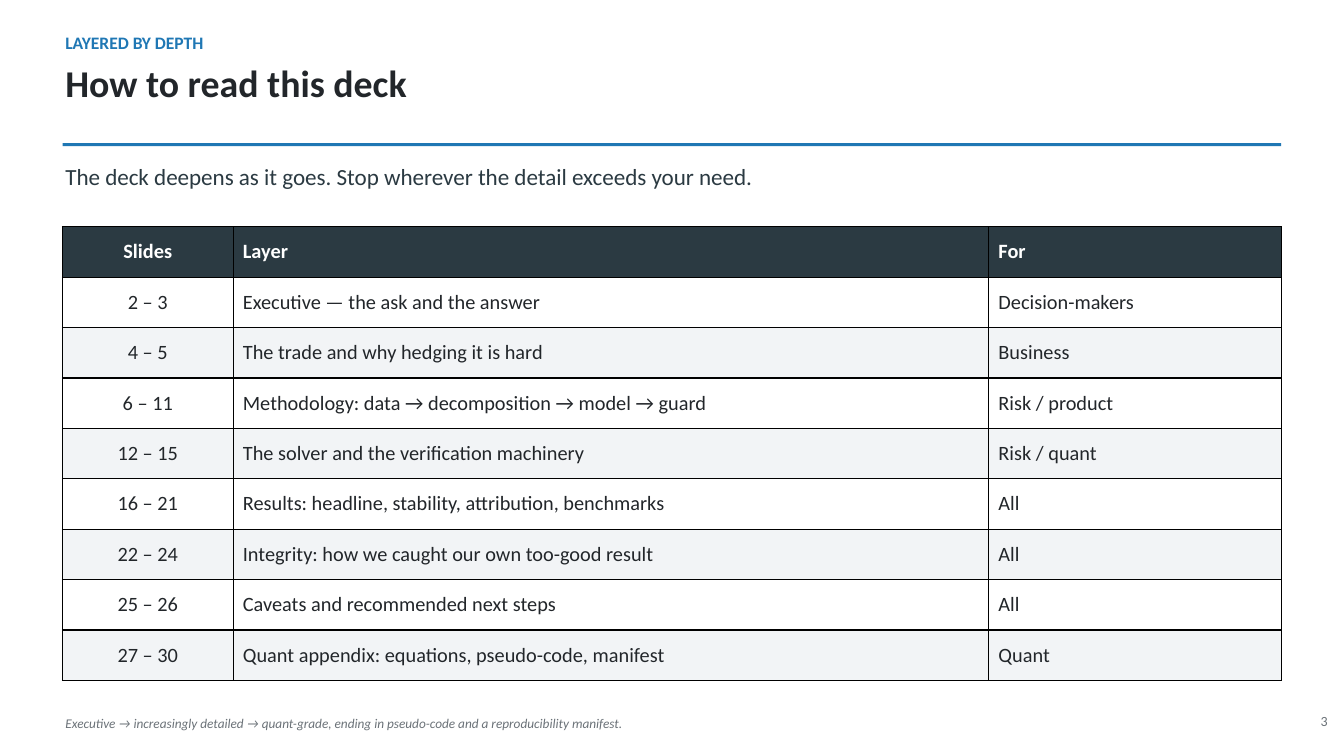
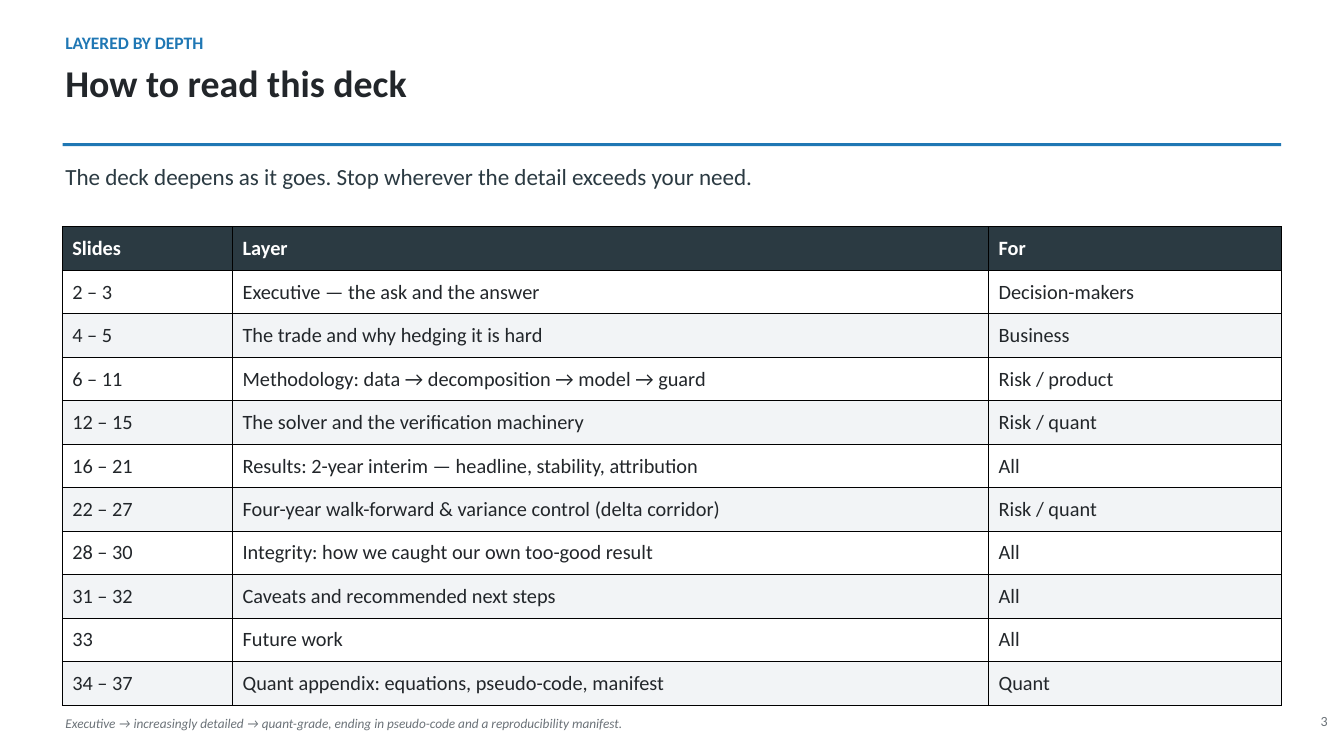
Before and after one commit to sylam/riskflow, a slide deck: slide 3 of artifacts/platinum_hedge_management_deck.pptx. Drawn at 1344x756 pixels with LibreOffice and Linux fonts; fonts in the diff are those of the drawing. Boxes give left, top, right and bottom in pixels: in the first picture for what was removed or moved away, otherwise in the second. Text is boxed around its words. In the diff, an @@ line names an element or a change of style, - is before the commit and + after.

```diff
--- a/artifacts/platinum_hedge_management_deck.pptx
+++ b/artifacts/platinum_hedge_management_deck.pptx
@@ table at (63, 227, 1281, 706) @@
-row 6: 16 – 21 | Results: headline, stability, attribution, benchmarks | All
-row 7: 22 – 24 | Integrity: how we caught our own too-good result | All
-row 8: 25 – 26 | Caveats and recommended next steps | All
-row 9: 27 – 30 | Quant appendix: equations, pseudo-code, manifest | Quant
+row 6: 16 – 21 | Results: 2-year interim — headline, stability, attribution | All
+row 7: 22 – 27 | Four-year walk-forward & variance control (delta corridor) | Risk / quant
+row 8: 28 – 30 | Integrity: how we caught our own too-good result | All
+row 9: 31 – 32 | Caveats and recommended next steps | All
+row 10: 33 | Future work | All
+row 11: 34 – 37 | Quant appendix: equations, pseudo-code, manifest | Quant
```
Also in this commit, not shown: 12 other slides changed, 7 slides added.
